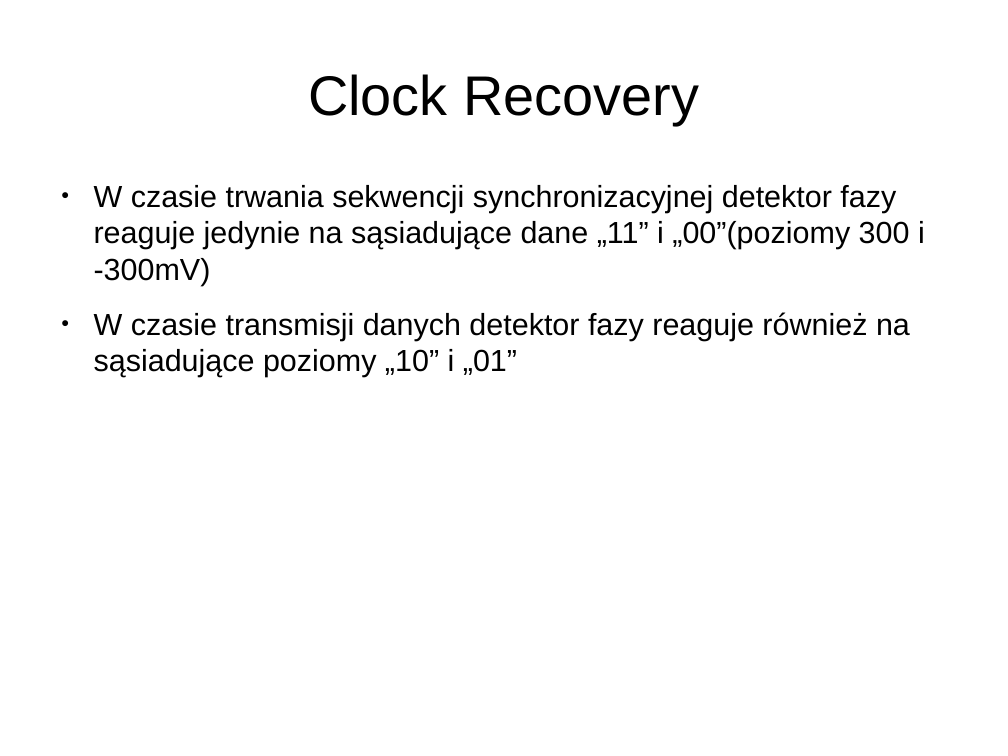
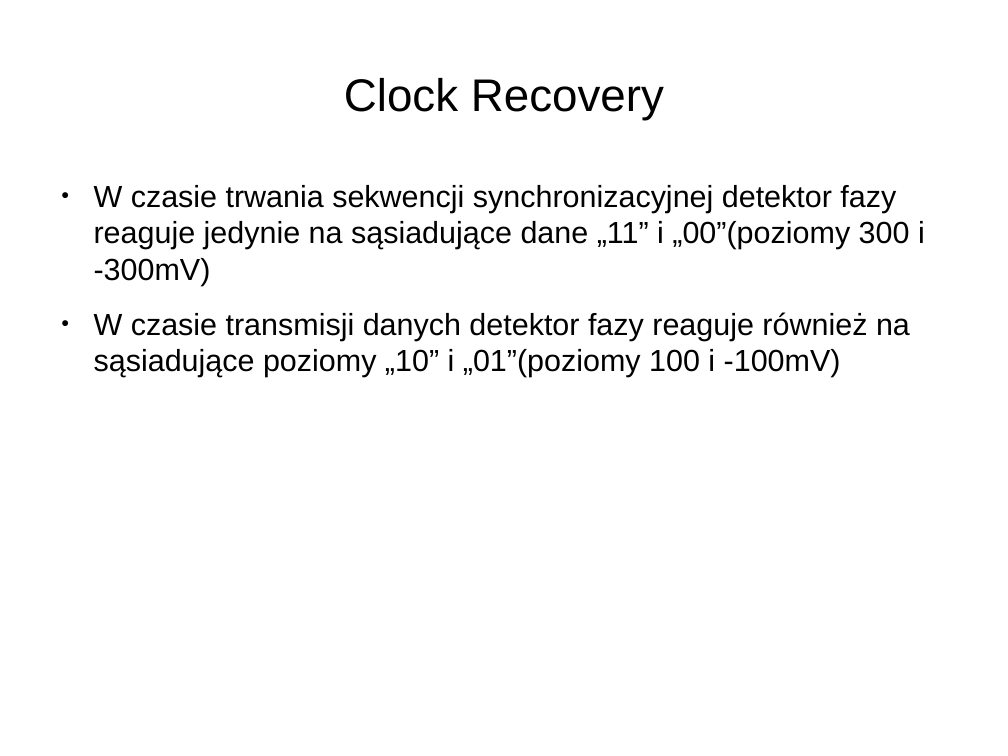
Before and after one commit to joannabp/ProjektSynopsys, a slide deck: slide 3 of Untitled 1.odp. Drawn at 1008x756 pixels with LibreOffice and Linux fonts; fonts in the diff are those of the drawing. Boxes give left, top, right and bottom in pixels: in the first picture for what was removed or moved away, otherwise in the second. Text is boxed around its words. In the diff, an @@ line names an element or a change of style, - is before the commit and + after.

```diff
--- a/Untitled 1.odp
+++ b/Untitled 1.odp
@@ title "Clock Recovery" at (x1=344, y1=78, x2=664, y2=120): size 44 to 36 pt @@
@@ text at (x1=94, y1=312, x2=910, y2=377): text changed @@
-● W czasie transmisji danych detektor fazy reaguje również na sąsiadujące poziomy „10” i „01”
+● W czasie transmisji danych detektor fazy reaguje również na sąsiadujące poziomy „10” i „01”(poziomy 100 i -100mV)
```
Also in this commit, not shown: 5 other slides changed, 11 slides added, 1 other file.
